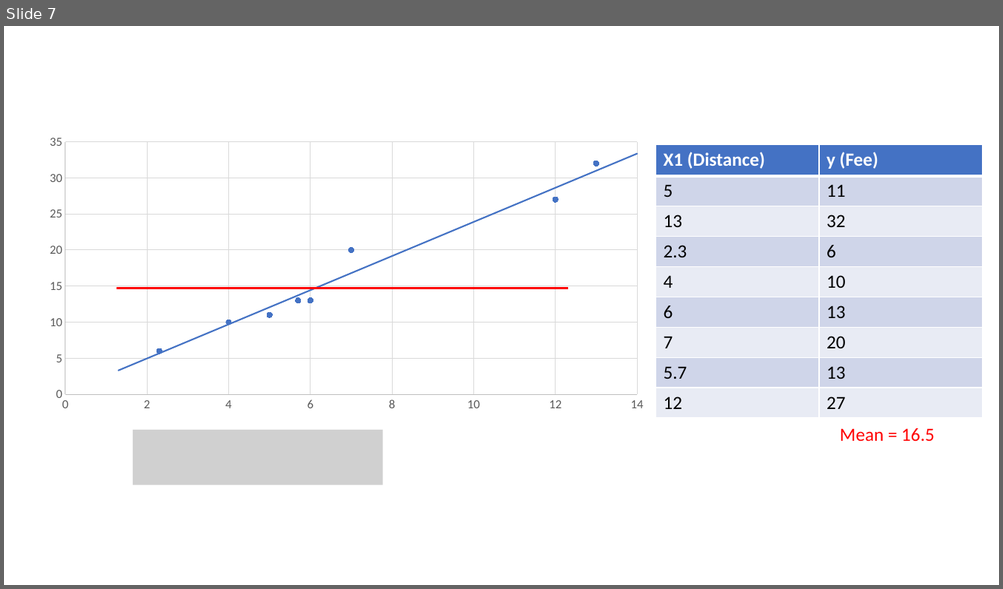
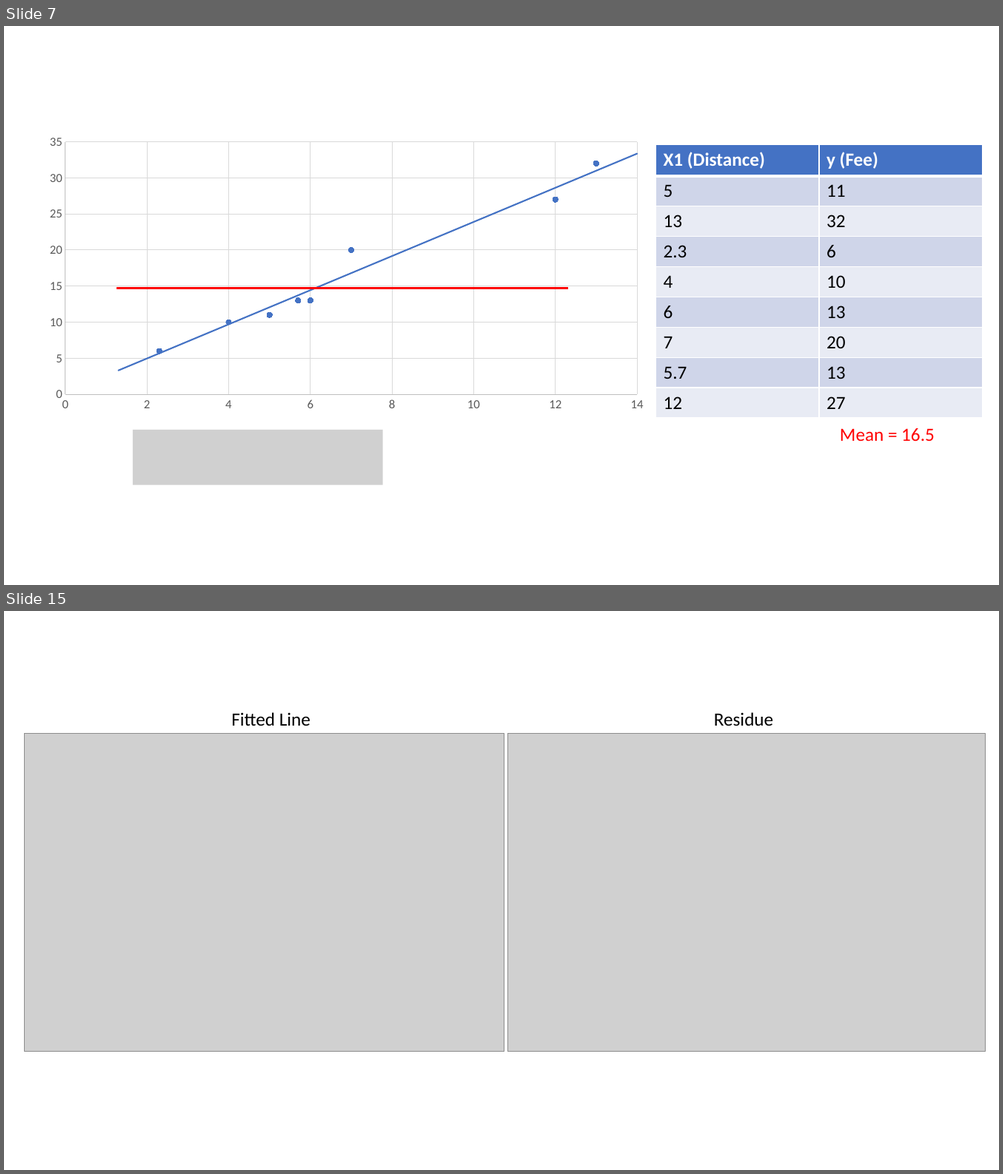
Before and after one commit to zkgz/lr, a slide deck: 1/R^2.pptx. Shown one above the other, each under a label of ours: slide 7 before the commit, slides 7 and 15 after it; the slides between them are not shown. The pictures are 1003x589 and 1003x1174 pixels, drawn with LibreOffice and Linux fonts; fonts in the diff are those of the drawing; grey boxes stand for pictures. Boxes give left, top, right and bottom in pixels: in the first picture for what was removed or moved away, otherwise in the second. Text is boxed around its words. In the diff, an @@ line names an element or a change of style, - is before the commit and + after.

```diff
--- a/1/R^2.pptx
+++ b/1/R^2.pptx
@@ slide 15 added at (4,611,999,1170), background #FFFFFF @@
@@ text added at (231,712,310,726), 18 pt, text #000000 @@
+Fitted Line
@@ text added at (714,712,773,726), 18 pt, text #000000 @@
+Residue
@@ picture added at (24,733,505,1051) @@
@@ picture added at (508,733,985,1051) @@
```
Also in this commit, not shown: 1 slide changed, 1 other file.
